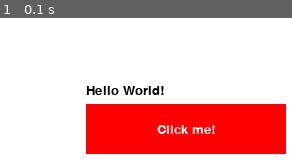
Above: before the commit, frame 1.
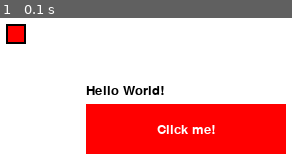
Above: after the commit, the same moment.

Repository: PocketEngineer1/PyGame-UI-Framework
Game: pygame game, started from example.py
The game is run twice, just before and just after one commit, with the same random seed, the same clock (stepped at 60 frames per second) and the same inputs.
Inputs:
- Up to frame 1 (0.1 s): no input

The runs differ from the first frame. In frame 1, 1.0% of the frame differs, in the area x 2-9%, y 4-19%.

Commit message:
checkbox

Diff:
--- a/UI_Framework.py
+++ b/UI_Framework.py
@@ -1,8 +1,44 @@
 import pygame
 
+pygame.init()
+pygame.font.init()
+
+class Checkbox:
+  def __init__(self, x, y, size, color, border_width=2, checked=False, click_handler=None):
+    self.x = x
+    self.y = y
+    self.size = size
+    self.color = color
+    self.border_width = border_width
+    self.checked = checked
+    self.click_handler = click_handler
+
+  def draw(self, surface):
+    # Draw the checkbox border
+    pygame.draw.rect(surface, (0, 0, 0), (self.x, self.y, self.size, self.size), self.border_width)
+
+    # Draw the checkbox background
+    pygame.draw.rect(surface, self.color, (self.x + self.border_width, self.y + self.border_width, self.size - 2 * self.border_width, self.size - 2 * self.border_width))
+
+    # Draw the checkmark if the checkbox is checked
+    if self.checked:
+      check_size = int(self.size * 0.6)
+      check_rect = pygame.Rect(self.x + self.size / 2 - check_size / 2, self.y + self.size / 2 - check_size / 2, check_size, check_size)
+      pygame.draw.rect(surface, (0, 0, 0), check_rect)
+
+  def handle_event(self, event):
+    if event.type == pygame.MOUSEBUTTONDOWN:
+      if self.clicked(event.pos):
+        self.checked = not self.checked
+        if self.click_handler is not None:
+          self.click_handler(self.checked)
+
+  def clicked(self, pos):
+    return pos[0] > self.x and pos[0] < self.x + self.size and pos[1] > self.y and pos[1] < self.y + self.size
+
 class Button:
-  def __init__(self, position: tuple, size: tuple, color: tuple, text='', font_size=20, click_handler=None, button=1):
-    self.rect = pygame.Rect(position[0], position[1], size[0], size[1])
+  def __init__(self, x, y, width, height, color: tuple, text='', font_size=20, click_handler=None, button=1):
+    self.rect = pygame.Rect(x, y, width, height)
     self.color = color
     self.text = text
     self.font = pygame.font.Font(None, font_size)
@@ -27,9 +63,9 @@
             self.click_handler()
 
 class Text:
-  def __init__(self, size: tuple, text, font_size=20, color=(0, 0, 0)):
-    self.x = size[0]
-    self.y = size[1]
+  def __init__(self, x, y, text, font_size=20, color=(0, 0, 0)):
+    self.x = x
+    self.y = y
     self.text = text
     self.color = color
     self.font = pygame.font.Font(None, font_size)
@@ -39,15 +75,16 @@
     surface.blit(text_surface, (self.x, self.y))
 
 class UI:
-  def __init__(self, size: tuple, title):
+  def __init__(self, width, height, title):
     pygame.init()
-    self.width = size[0]
-    self.height = size[1]
-    self.screen = pygame.display.set_mode(size)
+    self.width = width
+    self.height = height
+    self.screen = pygame.display.set_mode((width, height))
     pygame.display.set_caption(title)
     self.clock = pygame.time.Clock()
     self.buttons = []
     self.texts = []
+    self.checkboxs = []
 
   def run(self):
     running = True
@@ -63,6 +100,8 @@
         button.draw(self.screen)
       for text in self.texts:
         text.draw(self.screen)
+      for checkbox in self.checkboxs:
+        checkbox.draw(self.screen)
       pygame.display.flip()
       self.clock.tick(60)
 
@@ -72,8 +111,14 @@
   def add_text(self, text):
     self.texts.append(text)
 
+  def add_checkbox(self, checkboxs):
+    self.checkboxs.append(checkboxs)
+
   def clear_buttons(self):
     self.buttons = []
 
   def clear_texts(self):
     self.texts = []
+
+  def clear_checkboxs(self):
+    self.checkboxs = []
--- a/example.py
+++ b/example.py
@@ -2,9 +2,12 @@
 
 def hello():
   print('Hello World!')
-ui = UI((800, 600), 'Example')
-button = Button((100, 100), (200, 50), (255, 0, 0), 'Click me!', click_handler=hello)
-text = Text((100, 80), 'Hello World!')
+
+ui = UI(800, 600, 'Example')
+button = Button(100, 100, 200, 50, (255, 0, 0), 'Click me!', click_handler=hello)
+text = Text(100, 80, 'Hello World!')
+checkbox = Checkbox(20, 20, 20, (255, 0, 0))
 ui.add_button(button)
 ui.add_text(text)
+ui.add_checkbox(checkbox)
 ui.run()
